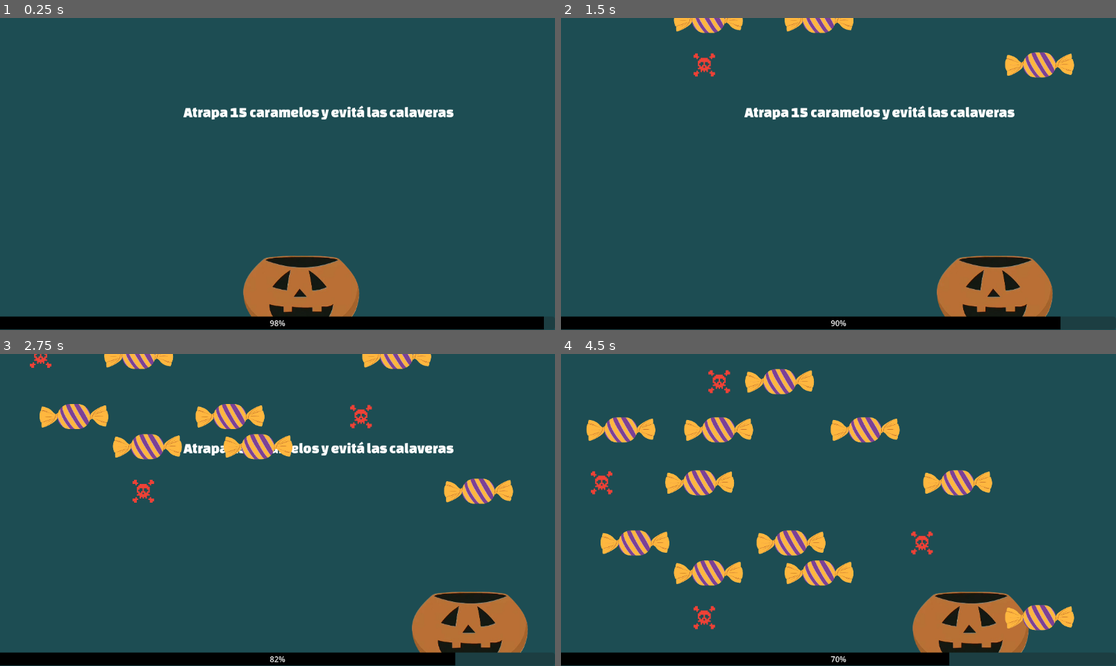
Above: before the commit, frames 1-4 (two rows, left to right).
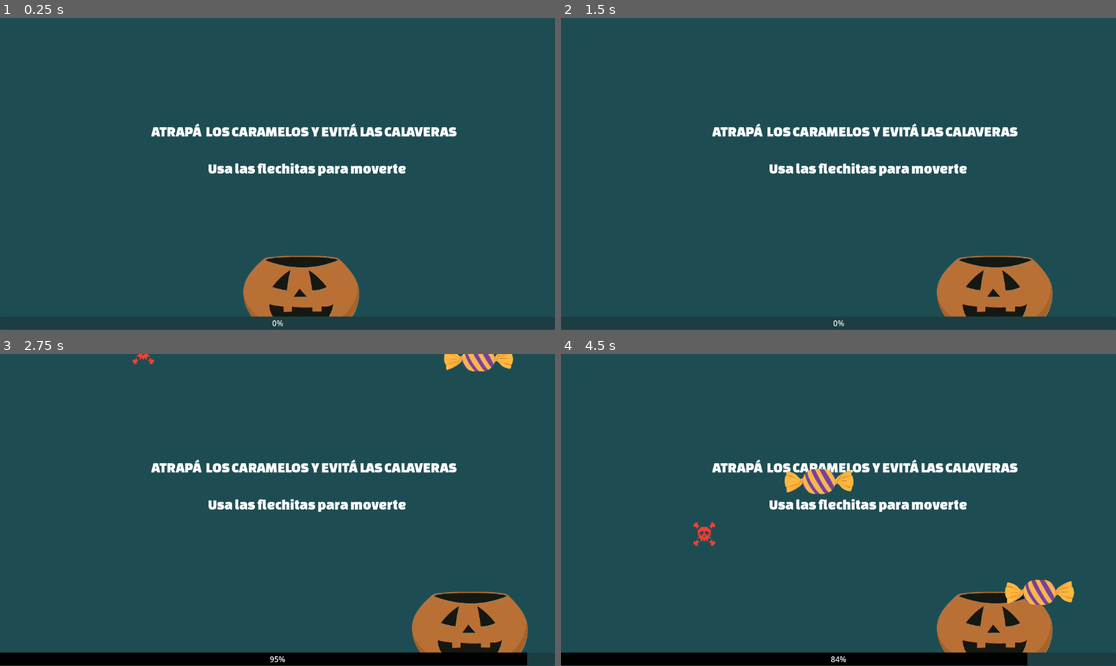
Above: after the commit, the same moments.

Repository: tobiflores/MINIJUEGOS-Feroleto-Flores-Geretto-Legaria
Game: Godot game, scene res://escenas/minijuegos/minijuego_caramelos.tscn
Two runs of this game, one before a commit and one after it. Both use one fixed random seed, a clock stepped at 60 frames per second and the inputs below. This scene is started directly instead of the project's main scene.
Inputs:
- Up to frame 1 (0.25 s): no input
- Up to frame 2 (1.5 s): tap Enter at 0.5 s; hold Right (ui_right) 0.53-1.28 s; hold Left (ui_left) from 1.28 s (still down)
- Up to frame 3 (2.75 s): release Left (ui_left) at 2.03 s; hold Right (ui_right) from 2.03 s (still down)
- Up to frame 4 (4.5 s): release Right (ui_right) at 3.53 s; hold Left (ui_left) from 3.53 s (still down)

The runs differ from the first frame. In frame 1, 7.1% of the frame differs, in the area x 0-98%, y 28-100%; in frame 2, 8.5%; in frame 3, 8.9%; in frame 4, 15%, in the area x 4-93%, y 4-100%.

Commit message:
reduzco la cantidad de cosas cayendo y que no caigan en la misma direccion, nueva instruccion y delay para que se entienda el juego

Diff:
--- a/escenas/minijuegos/minijuego_caramelos.tscn
+++ b/escenas/minijuegos/minijuego_caramelos.tscn
@@ -16,7 +16,8 @@
 
 [node name="Minijuego-Caramelos" type="Node2D" unique_id=274900844]
 script = ExtResource("1_8iqxp")
-velocidad_caida_max = 150.0
+velocidad_caida_min = 200.0
+velocidad_caida_max = 280.0
 caramelos = 7
 escena_objeto_cayendo = ExtResource("2_b81d6")
 textura_caramelo = ExtResource("3_7jj34")
@@ -44,10 +45,18 @@
 [node name="TimerCaramelos" type="Timer" parent="." unique_id=1987940993]
 
 [node name="Instruccion" type="Label" parent="." unique_id=1325181674]
-offset_left = 381.0
-offset_top = 179.0
-offset_right = 784.0
-offset_bottom = 269.0
+offset_left = 314.0
+offset_top = 219.0
+offset_right = 874.0
+offset_bottom = 309.0
+theme_override_fonts/font = ExtResource("1_vojrg")
+theme_override_font_sizes/font_size = 30
+
+[node name="Instruccion2" type="Label" parent="." unique_id=274323317]
+offset_left = 432.0
+offset_top = 296.0
+offset_right = 992.0
+offset_bottom = 365.0
 theme_override_fonts/font = ExtResource("1_vojrg")
 theme_override_font_sizes/font_size = 30
 
--- a/scripts/caramelos/calabaza.gd
+++ b/scripts/caramelos/calabaza.gd
@@ -5,7 +5,7 @@
 @export var velocidad: float = 500.0
 
 var limite_izquierdo: float = 50.0
-var limite_derecho: float = 750.0
+var limite_derecho: float = 1100.0
 
 func _process(delta: float) -> void:
 	var direccion: float = 0.0
--- a/scripts/caramelos/minijuego_caramelos.gd
+++ b/scripts/caramelos/minijuego_caramelos.gd
@@ -23,18 +23,21 @@
 var ancho_pantalla: float = 800.0
 
 func _ready() -> void:
-	$Instruccion.text = "Atrapa 15 caramelos y evitá las calaveras"
+	$Instruccion.text = "ATRAPÁ  LOS CARAMELOS Y EVITÁ LAS CALAVERAS"
+	$Instruccion2.text = "Usa las flechitas para moverte"
+
+	ancho_pantalla = get_viewport_rect().size.x
+	await get_tree().create_timer(2.0).timeout
 
 	$TimerJuego.wait_time = tiempoLimite
 	$TimerJuego.one_shot = true
 	$TimerJuego.timeout.connect(_cuando_se_acaba_el_tiempo)
 	$TimerJuego.start()
 
-	ancho_pantalla = get_viewport_rect().size.x
-
 	_programar_proxima_aparicion()
 	await get_tree().create_timer(3.0).timeout
 	$Instruccion.text = ""
+	$Instruccion2.text = ""
 
 func _process(_delta: float) -> void:
 	if $TimerJuego.time_left > 0:
@@ -53,9 +56,6 @@
 var contador_generaciones: int = 0
 
 func _generar_objeto() -> void:
-	contador_generaciones += 1
-	print("generacion numero: ", contador_generaciones, " - tiempo: ", Time.get_ticks_msec())
-
 	if perdio:
 		return
 
@@ -63,8 +63,16 @@
 		print("error")
 		return
 
-	var cantidad: int = randi_range(cosasCayendo_min, cosasCayendo_max)
+	var cantidad_actual: int = get_tree().get_nodes_in_group("cayendo").size()
+	if cantidad_actual >= cosasCayendo_max:
+		_programar_proxima_aparicion()
+		return
+
+	var cantidad: int = randi_range(cosasCayendo_min, cosasCayendo_max - cantidad_actual)
+
 	var posiciones_usadas: Array[float] = []
+	for objeto_existente in get_tree().get_nodes_in_group("cayendo"):
+		posiciones_usadas.append(objeto_existente.position.x)
 
 	for i in cantidad:
 		var pos_x: float = _generar_posicion_x_valida(posiciones_usadas)
@@ -73,13 +81,13 @@
 		var objeto: Area2D = escena_objeto_cayendo.instantiate()
 		objeto.position = Vector2(pos_x, -50.0)
 		objeto.velocidad_caida = randf_range(velocidad_caida_min, velocidad_caida_max)
+		objeto.add_to_group("cayendo")
 
 		var esCaramelo: bool = randf() < probCaramelo
 		objeto.esCaramelo = esCaramelo
 		objeto.get_node("Calavera").texture = textura_caramelo if esCaramelo else textura_no_caramelo
 
 		add_child(objeto)
-
 	_programar_proxima_aparicion()
 
 func _generar_posicion_x_valida(posiciones_usadas: Array[float]) -> float:
--- a/scripts/caramelos/objeto_cayendo.gd
+++ b/scripts/caramelos/objeto_cayendo.gd
@@ -7,5 +7,4 @@
 	position.y += velocidad_caida * delta
 
 	if position.y > get_viewport_rect().size.y + 50:
-		print("destruyendo objeto en y: ", position.y)
 		queue_free()
